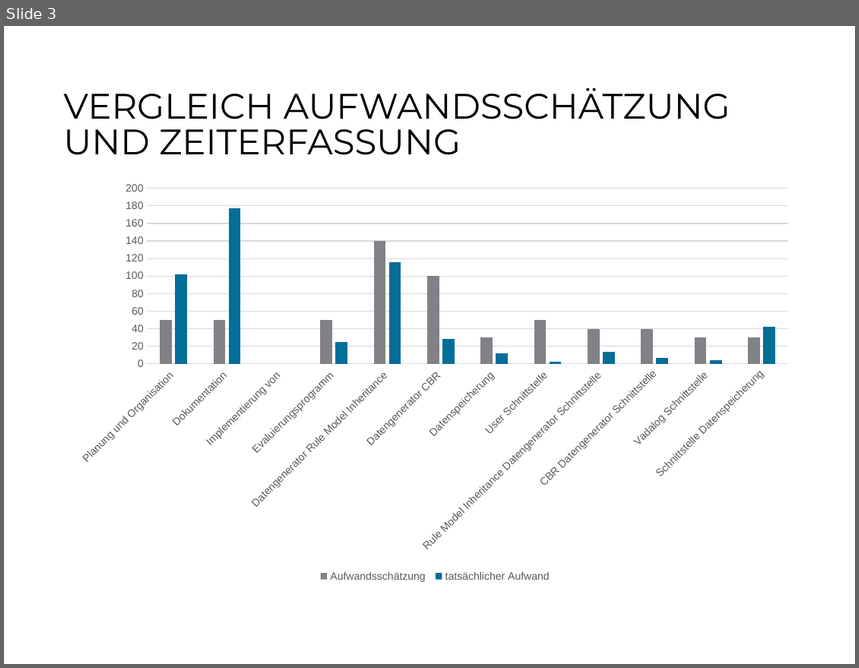
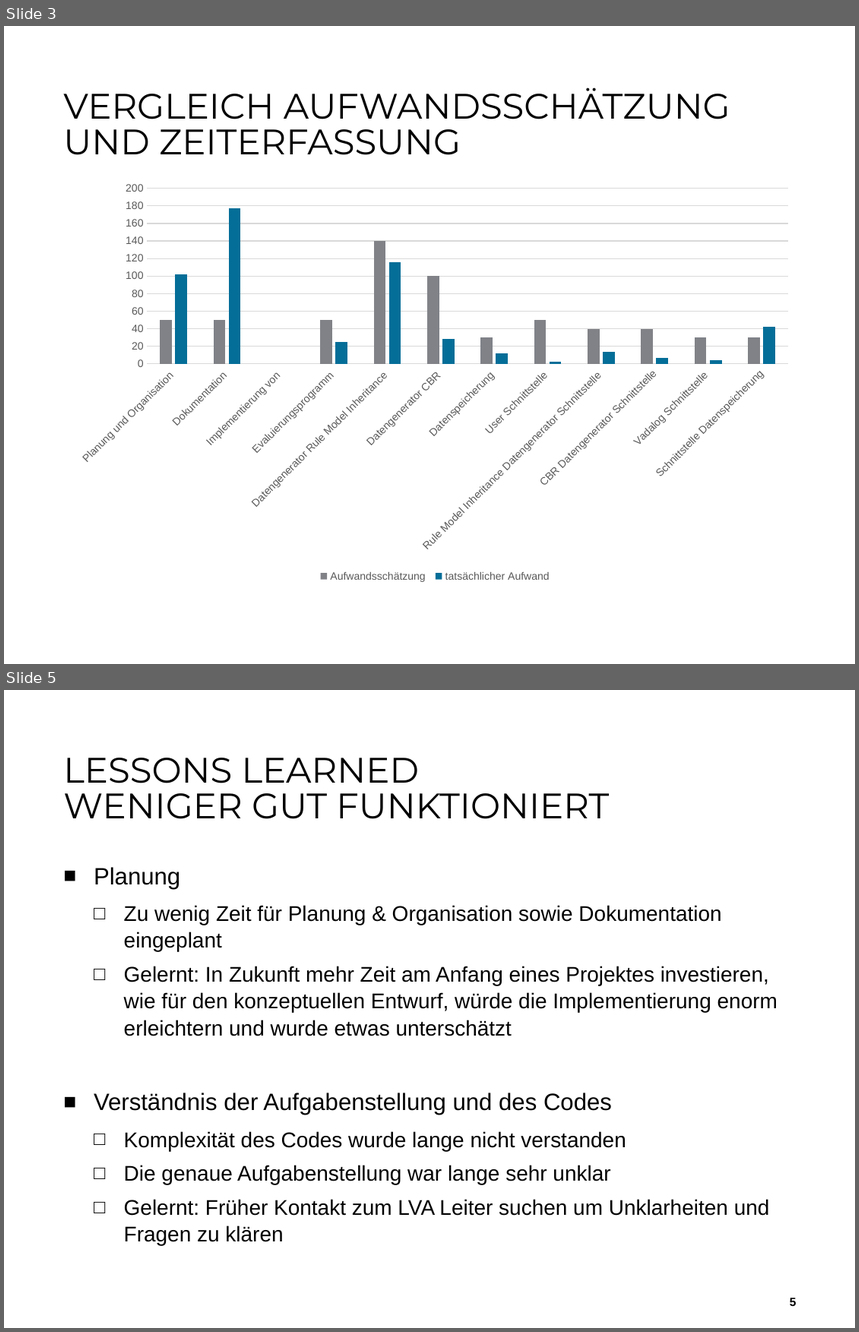
Before and after one commit to aistleithnera/258321_DKE_PR, a slide deck: Dokumente/Projektabschluss/Endabgabe_Projektabschluss.pptx. Shown one above the other, each under a label of ours: slide 3 before the commit, slides 3 and 5 after it; the slides between them are not shown. The pictures are 859x668 and 859x1332 pixels, drawn with LibreOffice and Linux fonts; fonts in the diff are those of the drawing; background and template pictures are left out. Boxes give left, top, right and bottom in pixels: in the first picture for what was removed or moved away, otherwise in the second. Text is boxed around its words. In the diff, an @@ line names an element or a change of style, - is before the commit and + after.

```diff
--- a/Dokumente/Projektabschluss/Endabgabe_Projektabschluss.pptx
+++ b/Dokumente/Projektabschluss/Endabgabe_Projektabschluss.pptx
@@ slide 5 added at [4,690,855,1328], background #FFFFFF @@
@@ title added at [63,758,609,819], 30 pt, text #000000 @@
+LESSONS LEARNED
+WENIGER GUT FUNKTIONIERT
@@ text added at [94,867,778,1246], 18 pt, text #000000 @@
+■ Planung
+  □ Zu wenig Zeit für Planung & Organisation sowie Dokumentation eingeplant
+  □ Gelernt: In Zukunft mehr Zeit am Anfang eines Projektes investieren, wie für den konzeptuellen Entwurf, würde die Implementierung enorm erleichtern und wurde etwas unterschätzt
+■ Verständnis der Aufgabenstellung und des Codes
+  □ Komplexität des Codes wurde lange nicht verstanden
+  □ Die genaue Aufgabenstellung war lange sehr unklar
+  □ Gelernt: Früher Kontakt zum LVA Leiter suchen um Unklarheiten und Fragen zu klären
@@ page number added at [790,1298,797,1306], 10 pt, text #000000, bold @@
+5
```
Also in this commit, not shown: 3 other slides added, 1 slide removed.
